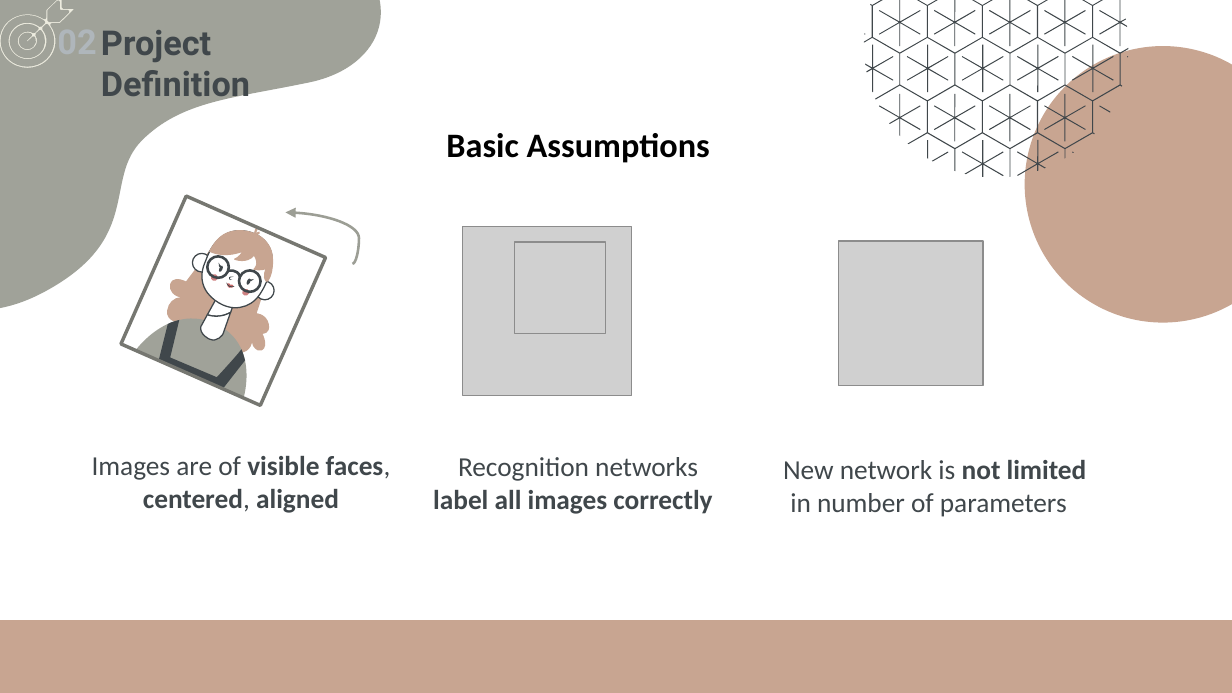
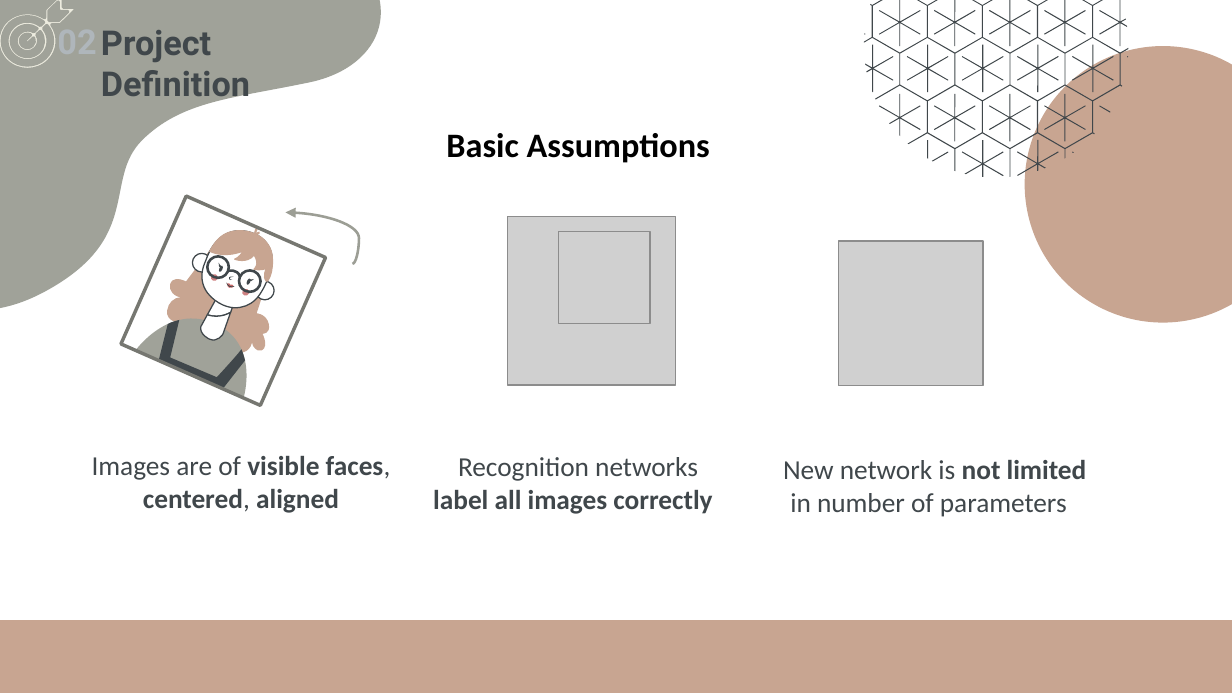
Before and after one commit to kariander1/FaceRecognition, a slide deck: slide 20 of Final Presentation.pptx. Drawn at 1232x693 pixels with LibreOffice and Linux fonts; fonts in the diff are those of the drawing; grey boxes stand for pictures. Boxes give left, top, right and bottom in pixels: in the first picture for what was removed or moved away, otherwise in the second. Text is boxed around its words. In the diff, an @@ line names an element or a change of style, - is before the commit and + after.

```diff
--- a/Final Presentation.pptx
+++ b/Final Presentation.pptx
@@ picture: place and size @@
-picture at <box>463,227,632,395</box>
+picture at <box>508,217,676,386</box>
@@ picture: place and size @@
-picture at <box>514,241,605,333</box>
+picture at <box>558,232,649,323</box>
```
Also in this commit, not shown: 16 other slides changed.
